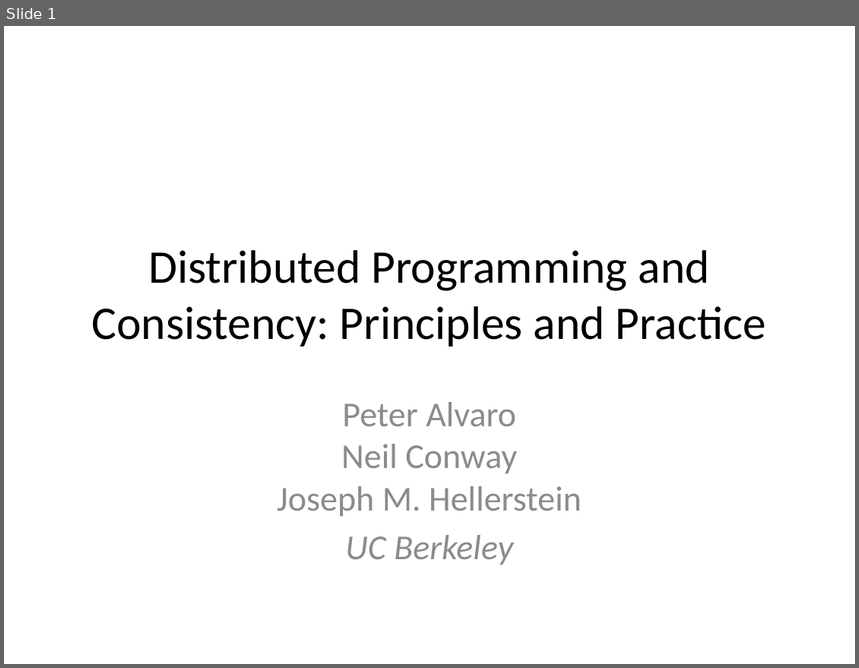
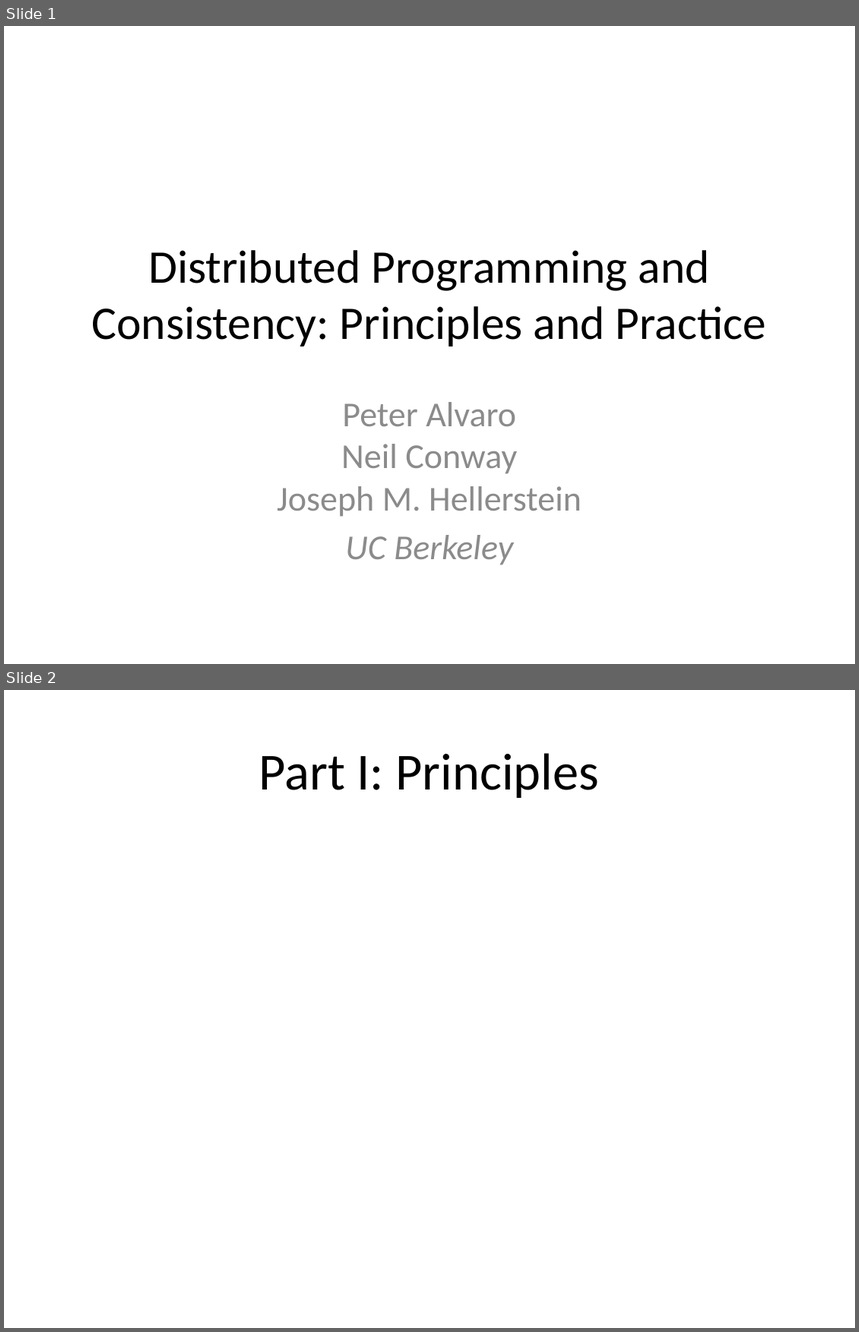
Before and after one commit to declarativitydotnet/declarativity, a slide deck: socc12-bloom-tutorial/slides/bloom-tutorial.pptx. Shown one above the other, each under a label of ours: slide 1 before the commit, slides 1 and 2 after it. The pictures are 859x668 and 859x1332 pixels, drawn with LibreOffice and Linux fonts; fonts in the diff are those of the drawing. Boxes give left, top, right and bottom in pixels: in the first picture for what was removed or moved away, otherwise in the second. Text is boxed around its words. In the diff, an @@ line names an element or a change of style, - is before the commit and + after.

```diff
--- a/socc12-bloom-tutorial/slides/bloom-tutorial.pptx
+++ b/socc12-bloom-tutorial/slides/bloom-tutorial.pptx
@@ slide 2 added at <box>4,690,855,1328</box>, background #FFFFFF @@
@@ title added at <box>259,753,600,798</box>, 44 pt, text #000000 @@
+Part I: Principles
```
Also in this commit, not shown: 48 other slides added.
